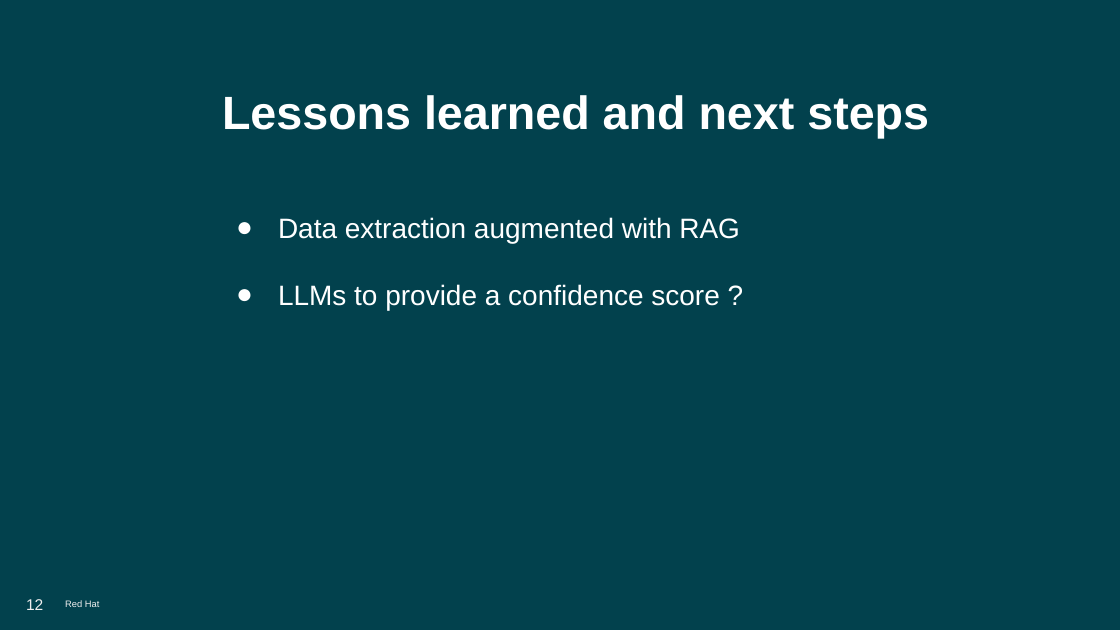
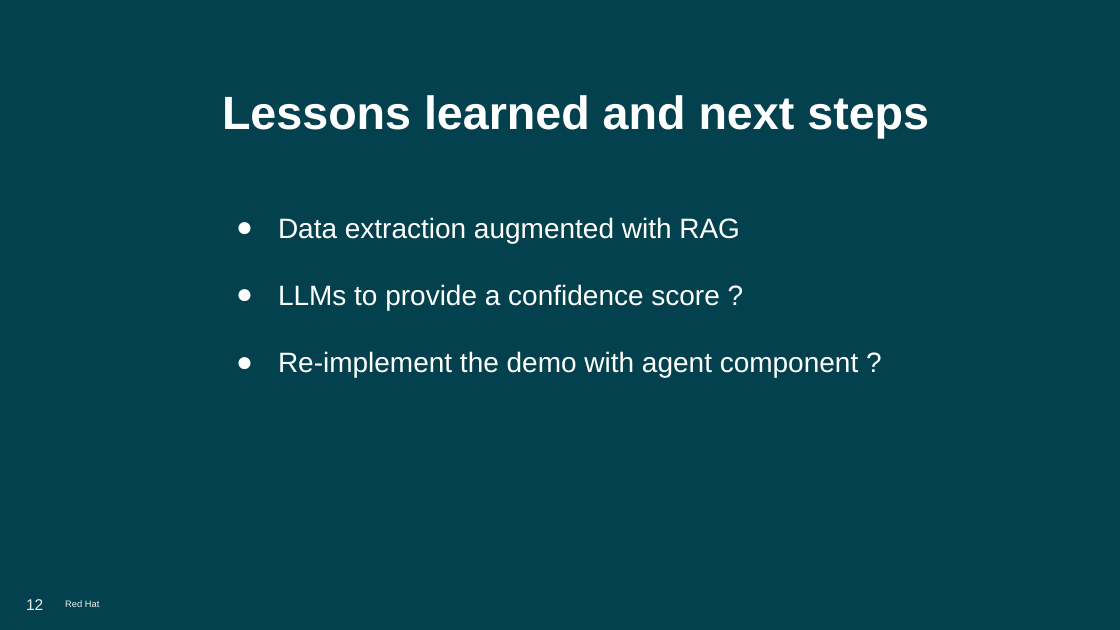
Before and after one commit to aldettinger/javazone-2025, a slide deck: slide 12 of JavaZone 2025.odp. Drawn at 1120x630 pixels with LibreOffice and Linux fonts; fonts in the diff are those of the drawing; background and template pictures are left out. Boxes give left, top, right and bottom in pixels: in the first picture for what was removed or moved away, otherwise in the second. Text is boxed around its words. In the diff, an @@ line names an element or a change of style, - is before the commit and + after.

Commit message:
Affine presentation for offline demo

```diff
--- a/JavaZone 2025.odp
+++ b/JavaZone 2025.odp
@@ text at [278, 351, 858, 377]: paragraph added @@
+● Re-implement the demo with agent component ?
```
Also in this commit, not shown: 1 other file.
